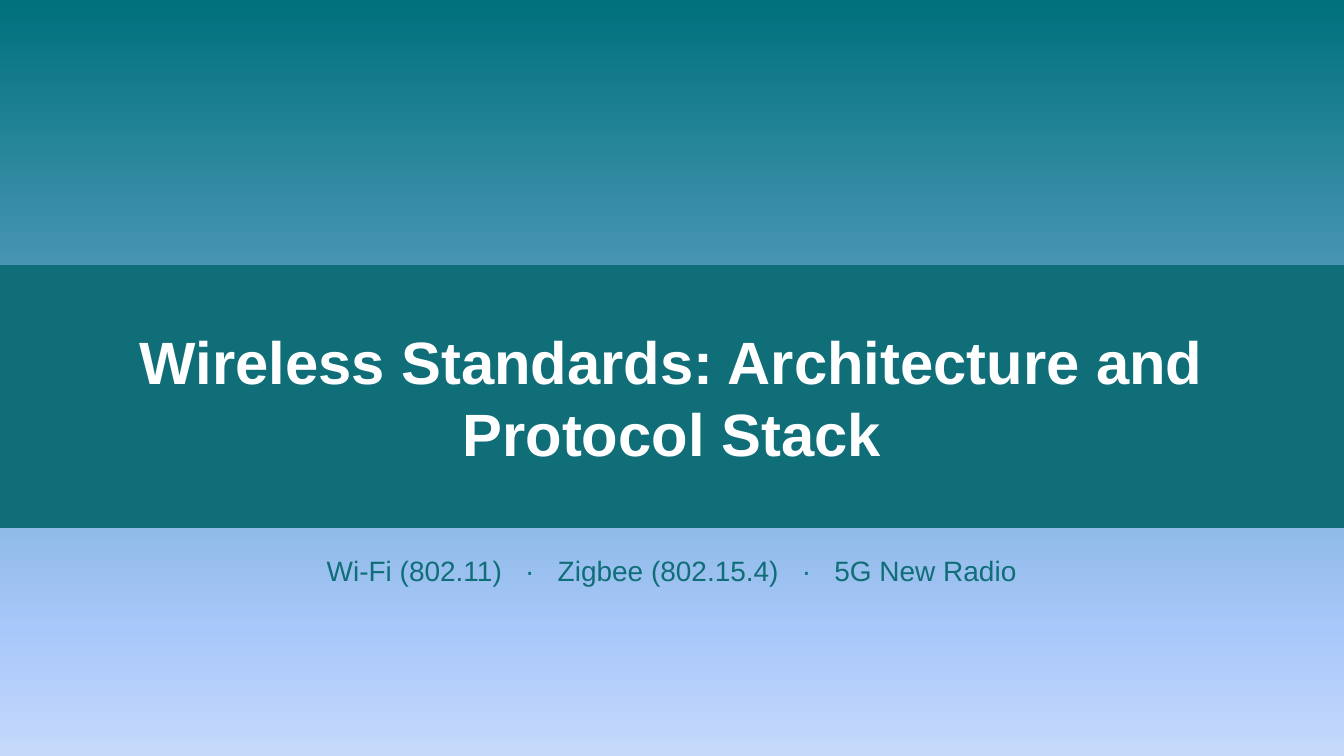
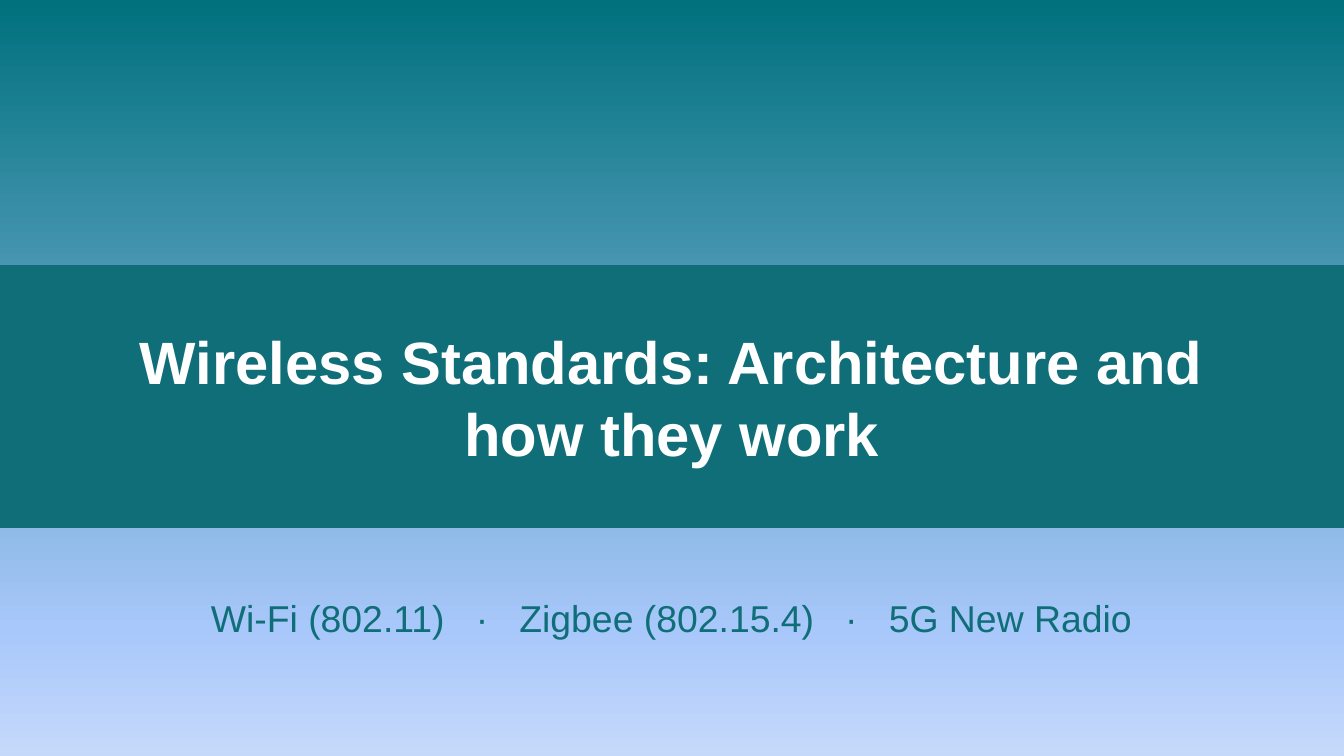
Before and after one commit to muji567/Industrial_-Communication_-Standard_B5, a slide deck: slide 10 of ics_presentation.pptx. Drawn at 1344x756 pixels with LibreOffice and Linux fonts; fonts in the diff are those of the drawing. Boxes give left, top, right and bottom in pixels: in the first picture for what was removed or moved away, otherwise in the second. Text is boxed around its words. In the diff, an @@ line names an element or a change of style, - is before the commit and + after.

```diff
--- a/ics_presentation.pptx
+++ b/ics_presentation.pptx
@@ text at [140,340,1202,467]: text changed @@
-Wireless Standards: Architecture and Protocol Stack
+Wireless Standards: Architecture and how they work
@@ text "Wi-Fi (802.11) · Zigbee (802.15.4) ..." at [211,605,1132,640]: size 15 to 20 pt @@
```
Also in this commit, not shown: 3 other slides changed.
